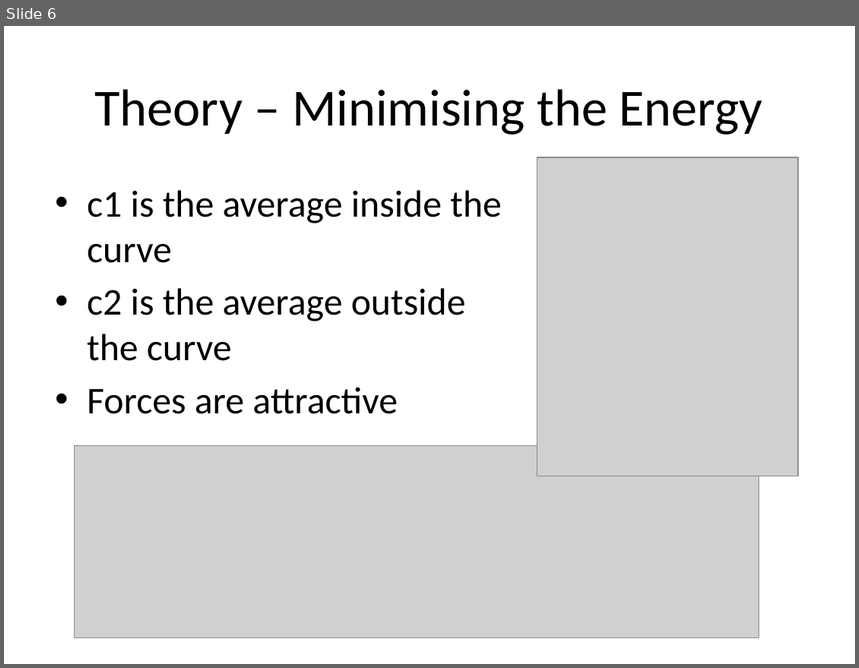
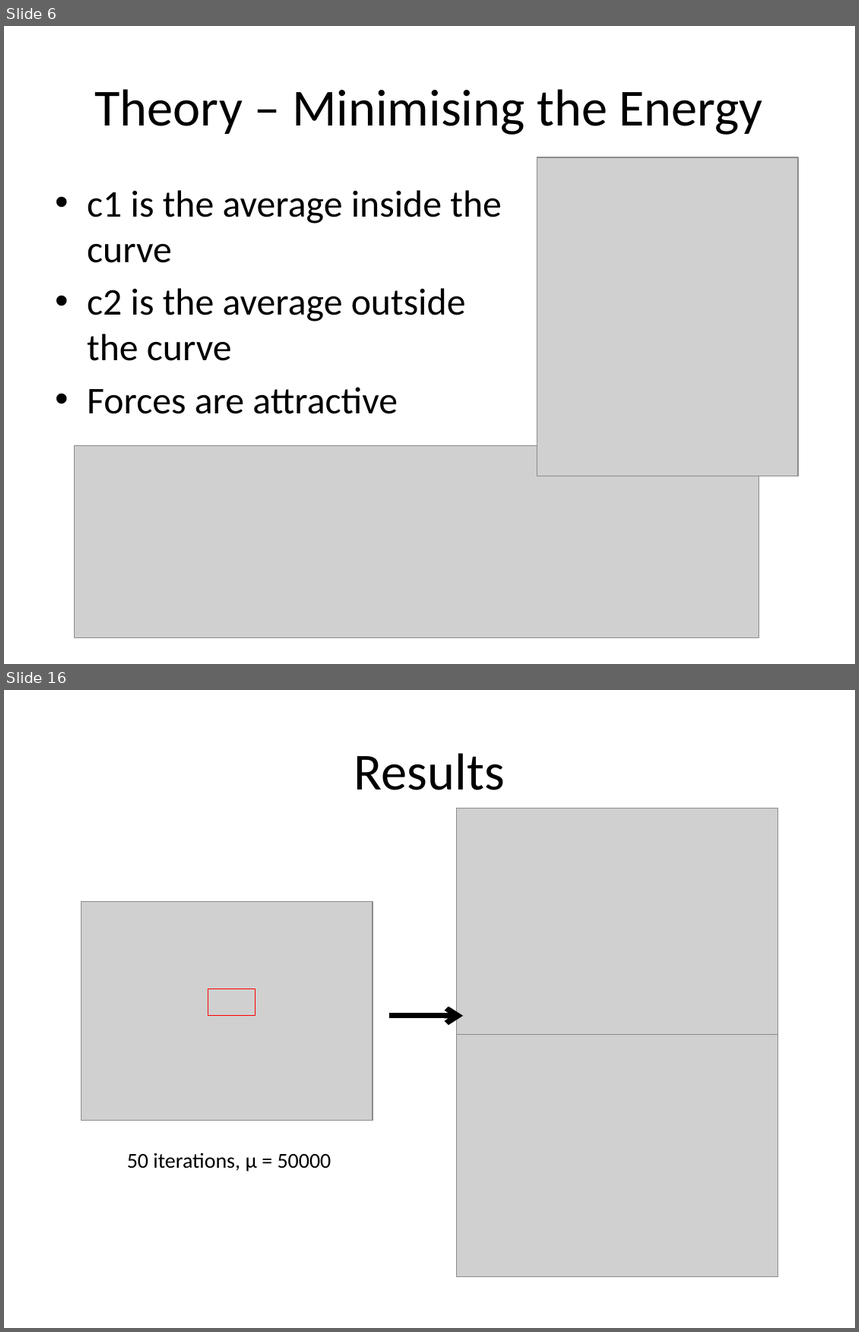
Before and after one commit to michaelwh/activecontnoedge, a slide deck: Active Contours Without Edges.pptx. Shown one above the other, each under a label of ours: slide 6 before the commit, slides 6 and 16 after it; the slides between them are not shown. The pictures are 859x668 and 859x1332 pixels, drawn with LibreOffice and Linux fonts; fonts in the diff are those of the drawing; grey boxes stand for pictures. Boxes give left, top, right and bottom in pixels: in the first picture for what was removed or moved away, otherwise in the second. Text is boxed around its words. In the diff, an @@ line names an element or a change of style, - is before the commit and + after.

```diff
--- a/Active Contours Without Edges.pptx
+++ b/Active Contours Without Edges.pptx
@@ slide 16 added at (4,690,855,1328), background #FFFFFF @@
@@ title added at (354,753,505,790), 44 pt, text #000000 @@
+Results
@@ picture added at (456,809,778,1051) @@
@@ picture added at (82,902,373,1121) @@
@@ rectangle added at (208,989,255,1015), outline #FF0000 0.75 pt @@
@@ arrow added from (389, 1016) to (463, 1016), #000000 4.5 pt @@
@@ picture added at (456,1035,778,1277) @@
@@ text added at (127,1153,332,1172), 18 pt, text #000000 @@
+50 iterations, μ = 50000
```
Also in this commit, not shown: 2 slides changed, 16 other slides added.
